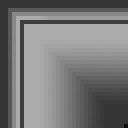
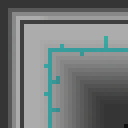
Layered file, before and after one edit (128x128). Changes by layer:
added layer "Calque 8" (darken) above "Calque 7" over [44, 36, 128, 128]
